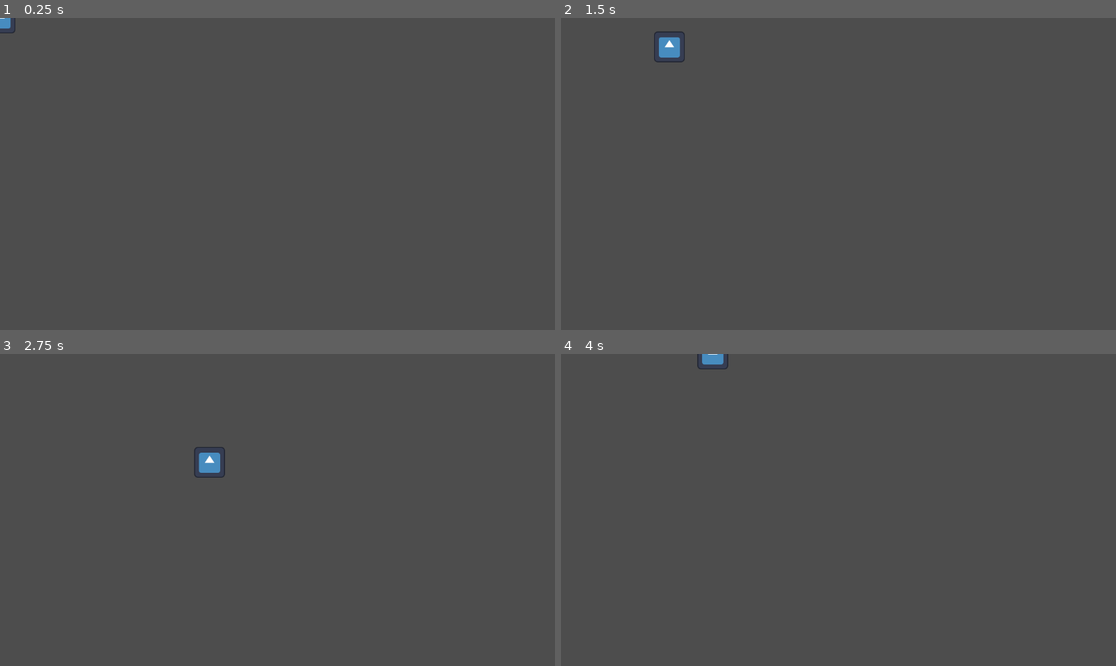
Above: before the commit, frames 1-4 (two rows, left to right).
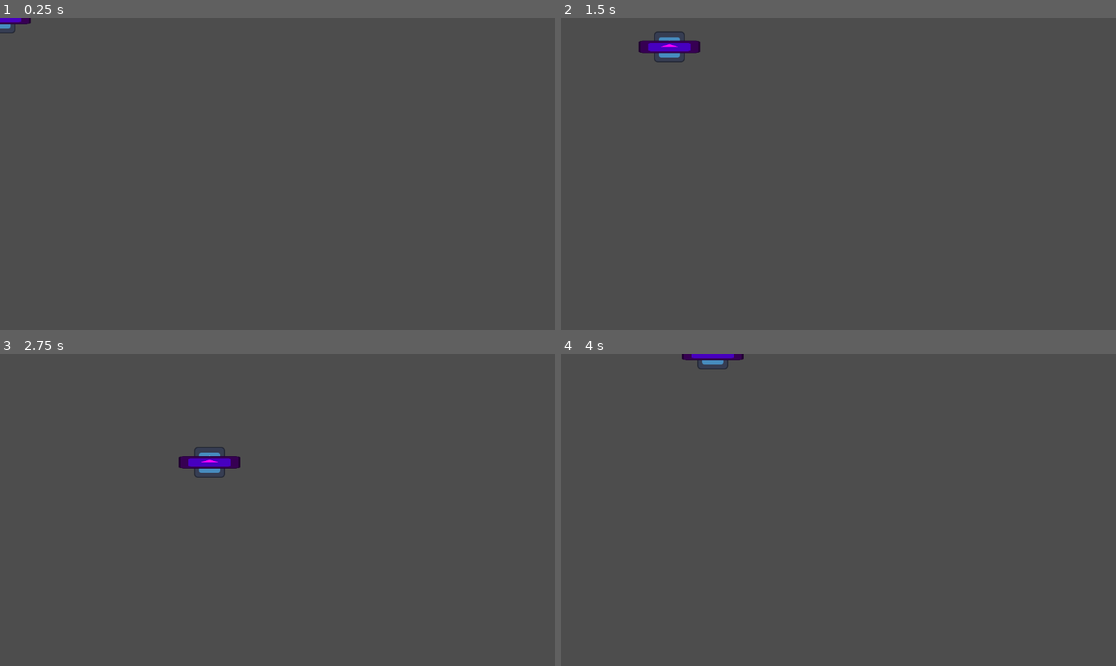
Above: after the commit, the same moments.

Repository: SamuelAlves-23/snappy-gurus-jam-2025
Game: Godot game, scene res://testing/test_scene.tscn
Same seed, same stepped clock (60 frames per second), same inputs: the game is played once before the commit and once after it. The project has no main scene, so this scene is started directly. The engine's default icon, where the game draws it, is replaced by a stand-in: a white triangle on a blue panel in a dark square.
Inputs (mouse positions are in pixels of both pictures, inside the frame that each line leads up to):
- Up to frame 1 (0.25 s): no input
- Up to frame 2 (1.5 s): tap Enter at 0.5 s; move the mouse to (960, 158) at 0.52 s; hold D (move_right) 0.53-1.28 s; click (960, 158) at 0.6 s; move the mouse to (727, 189) at 1.27 s; hold S (move_down) from 1.28 s (still down); click (727, 189) at 1.35 s
- Up to frame 3 (2.75 s): move the mouse to (333, 441) at 2.02 s; release S (move_down) at 2.03 s; hold D (move_right) from 2.03 s (still down); click (333, 441) at 2.1 s
- Up to frame 4 (4 s): move the mouse to (810, 572) at 2.77 s; release D (move_right) at 2.78 s; hold W (move_up) 2.78-3.53 s; click (810, 572) at 2.85 s; move the mouse to (1005, 556) at 3.52 s; hold A (move_left) from 3.53 s (still down); click (1005, 556) at 3.6 s

The runs differ from the first frame. In frame 1, 0.1% of the frame differs, in the area x 0-6%, y 0-3%; in frame 2, 0.5%, in the area x 14-26%, y 7-12%; in frame 3, 0.4%; in frame 4, 0.2%.
Error after the commit: Parse Error: Local variable "bullet" cannot be used as a type. (res://scripts/gun_component.gd:12)

Commit message:
Gun and bullets

Diff:
--- /dev/null
+++ b/components/gun_component.tscn
@@ -0,0 +1,12 @@
+[gd_scene load_steps=3 format=3 uid="uid://cllwqv7xfqp0r"]
+
+[ext_resource type="Texture2D" uid="uid://uu2m4uf2t1e3" path="res://icon.svg" id="1_74i8f"]
+[ext_resource type="Script" uid="uid://sbwb8ldqc2kb" path="res://scripts/gun_component.gd" id="1_iv45x"]
+
+[node name="GunComponent" type="Node2D"]
+script = ExtResource("1_iv45x")
+
+[node name="Sprite2D" type="Sprite2D" parent="."]
+modulate = Color(1, 0, 1, 1)
+scale = Vector2(1, 0.203125)
+texture = ExtResource("1_74i8f")
--- a/project.godot
+++ b/project.godot
@@ -40,3 +40,8 @@
 , Object(InputEventKey,"resource_local_to_scene":false,"resource_name":"","device":-1,"window_id":0,"alt_pressed":false …(186 unchanged characters)…
 ]
 }
+shoot={
+"deadzone": 0.2,
+"events": [Object(InputEventMouseButton,"resource_local_to_scene":false,"resource_name":"","device":-1,"window_id":0,"alt_pressed":false,"shift_pressed":false,"ctrl_pressed":false,"meta_pressed":false,"button_mask":0,"position":Vector2(0, 0),"global_position":Vector2(0, 0),"factor":1.0,"button_index":1,"canceled":false,"pressed":false,"double_click":false,"script":null)
+]
+}
--- /dev/null
+++ b/scripts/gun_component.gd
@@ -0,0 +1,12 @@
+extends Node2D
+class_name GunComponent
+
+@export var bullet_scene: PackedScene
+@export var shoot_cd: float
+
+
+func update_aim(direction: Vector2) -> void:
+	look_at(direction)
+
+func shoot_gun() -> void:
+	var bullet: bullet = bullet_scene.instantiate()
--- a/scripts/input_component.gd
+++ b/scripts/input_component.gd
@@ -2,16 +2,36 @@
 class_name InputComponent
 
 signal direction_changed(direction)
+signal mouse_pos_changed(_mouse_pos)
+signal shoot()
 # Referencia automática al CharacterBody2D padre
 @onready var body: CharacterBody2D = get_parent() as CharacterBody2D
 
+var _input_vector: Vector2
+var _mouse_pos: Vector2
+var _prev_mouse_pos: Vector2
+
 func _ready() -> void:
 	if not body:
-		push_error("TopDownMover debe ser hijo directo de un CharacterBody2D")
+		push_error("Move Component debe ser hijo directo de un CharacterBody2D")
 
 func _physics_process(delta: float) -> void:
-	var input_vector := Vector2(
+	check_movement_input()
+	check_mouse_input()
+
+
+func check_movement_input() -> void:
+	_input_vector = Vector2(
 		Input.get_action_strength("move_right") - Input.get_action_strength("move_left"),
 		Input.get_action_strength("move_down") - Input.get_action_strength("move_up")
 	)
-	direction_changed.emit(input_vector)
+	direction_changed.emit(_input_vector)
+
+func check_mouse_input() -> void:
+	_mouse_pos = get_viewport().get_mouse_position()
+	if _mouse_pos != _prev_mouse_pos:
+		_prev_mouse_pos = _mouse_pos
+		print(_mouse_pos)
+		mouse_pos_changed.emit(_mouse_pos)
+	if Input.is_action_just_pressed("shoot"):
+		shoot.emit()
--- a/scripts/player.gd
+++ b/scripts/player.gd
@@ -2,7 +2,9 @@
 
 @export var input: InputComponent
 @export var movement: MoveComponent
-
+@export var gun: GunComponent
 
 func _ready() -> void:
 	input.direction_changed.connect(movement.set_direction)
+	input.mouse_pos_changed.connect(gun.update_aim)
+	input.shoot.connect(gun.shoot_gun)
--- /dev/null
+++ b/strategies/base_bullet_strategy.gd
@@ -0,0 +1,10 @@
+extends Resource
+class_name BaseBulletStrategy
+
+@export var bullet_speed: float
+@export var bullet_damage: float
+@export var texture: Texture2D
+
+
+func _collided(boStaticBody2D) -> void:
+	pass
--- /dev/null
+++ b/strategies/base_gun_strategy.gd
@@ -0,0 +1,2 @@
+extends Resource
+class_name BaseGunStrategy
--- a/units/player.tscn
+++ b/units/player.tscn
@@ -1,14 +1,16 @@
-[gd_scene load_steps=5 format=3 uid="uid://2ygqqopbwgb"]
+[gd_scene load_steps=6 format=3 uid="uid://2ygqqopbwgb"]
 
 [ext_resource type="Script" uid="uid://cafo5mw75afle" path="res://scripts/player.gd" id="1_tis1o"]
 [ext_resource type="PackedScene" uid="uid://bw4fta36qh5c6" path="res://components/input_component.tscn" id="2_s4qu6"]
 [ext_resource type="PackedScene" uid="uid://duwt1ims7tuog" path="res://components/move_component.tscn" id="3_7bga3"]
 [ext_resource type="Texture2D" uid="uid://uu2m4uf2t1e3" path="res://icon.svg" id="4_txxjr"]
+[ext_resource type="PackedScene" uid="uid://cllwqv7xfqp0r" path="res://components/gun_component.tscn" id="5_7bga3"]
 
-[node name="Player" type="CharacterBody2D" node_paths=PackedStringArray("input", "movement")]
+[node name="Player" type="CharacterBody2D" node_paths=PackedStringArray("input", "movement", "gun")]
 script = ExtResource("1_tis1o")
 input = NodePath("InputComponent")
 movement = NodePath("MoveComponent")
+gun = NodePath("GunComponent")
 
 [node name="InputComponent" parent="." instance=ExtResource("2_s4qu6")]
 
@@ -18,3 +20,5 @@
 [node name="Sprite2D" type="Sprite2D" parent="."]
 scale = Vector2(0.5, 0.5)
 texture = ExtResource("4_txxjr")
+
+[node name="GunComponent" parent="." instance=ExtResource("5_7bga3")]
Not shown, added: scripts/gun_component.gd.uid
Not shown, added: strategies/base_bullet_strategy.gd.uid
Not shown, added: strategies/base_gun_strategy.gd.uid
